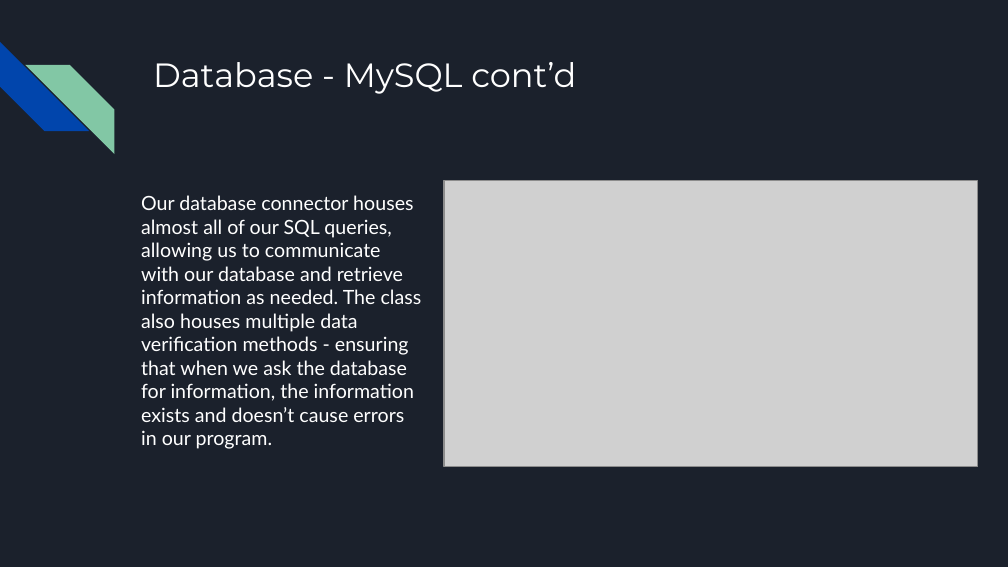
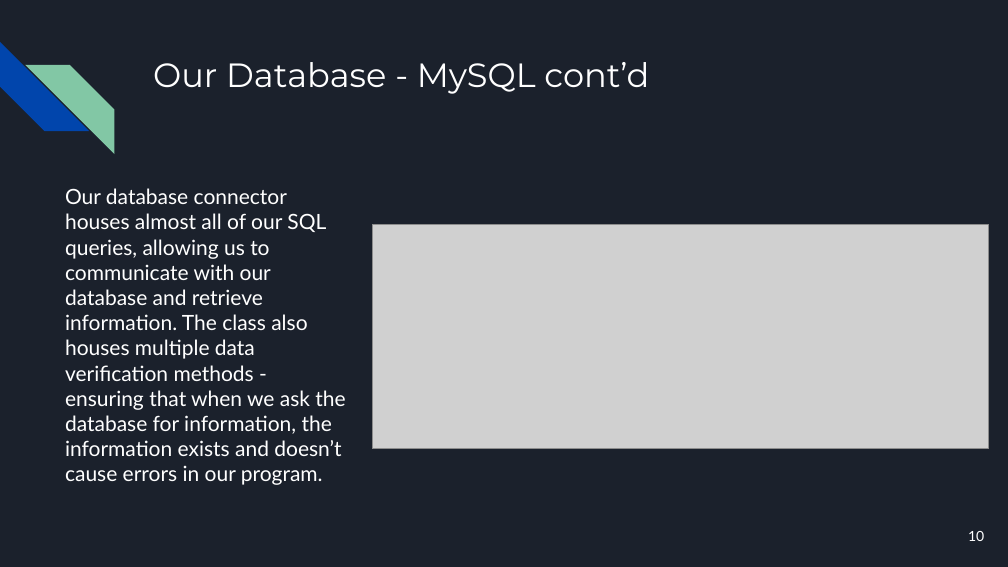
Before and after one commit to acompsec1/CSCI-2210-Java-Warehouse-Managment-System, a slide deck: slide 10 of The Knicks Java Final Project Presentation.pptx (slide 7 before the commit). Drawn at 1008x567 pixels with LibreOffice and Linux fonts; fonts in the diff are those of the drawing; grey boxes stand for pictures. Boxes give left, top, right and bottom in pixels: in the first picture for what was removed or moved away, otherwise in the second. Text is boxed around its words. In the diff, an @@ line names an element or a change of style, - is before the commit and + after.

```diff
--- a/The Knicks Java Final Project Presentation.pptx
+++ b/The Knicks Java Final Project Presentation.pptx
@@ title at bbox=[153, 62, 649, 94]: text changed @@
-Database - MySQL cont’d
+Our Database - MySQL cont’d
@@ text at bbox=[65, 188, 345, 485]: text changed; size 14 to 15 pt @@
-Our database connector houses almost all of our SQL queries, allowing us to communicate with our database and retrieve information as needed. The class also houses multiple data verification methods - ensuring that when we ask the database for information, the information exists and doesn’t cause errors in our program.
+Our database connector houses almost all of our SQL queries, allowing us to communicate with our database and retrieve information. The class also houses multiple data verification methods - ensuring that when we ask the database for information, the information exists and doesn’t cause errors in our program.
@@ picture: place and size @@
-picture at bbox=[444, 181, 978, 467]
+picture at bbox=[372, 225, 989, 449]
@@ page number added at bbox=[968, 531, 984, 541], 10 pt, text #FFFFFF @@
+10
```
Also in this commit, not shown: 29 other slides changed, 1 slide added, 1 slide removed, 1 other file.
